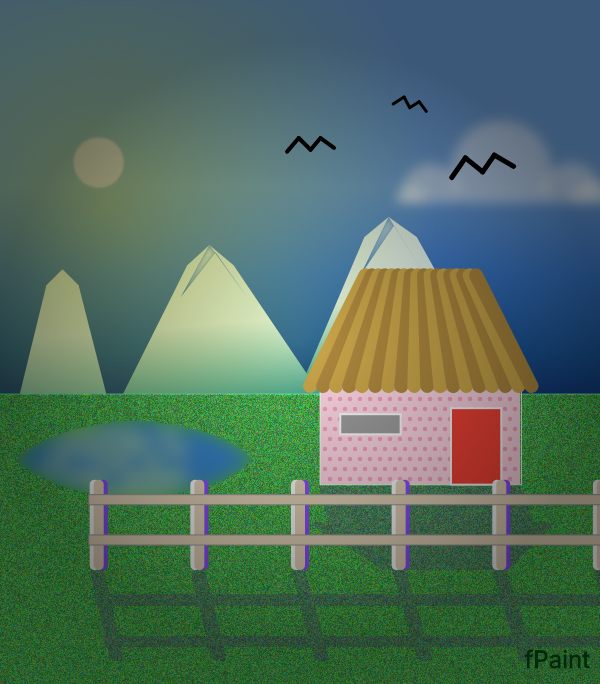
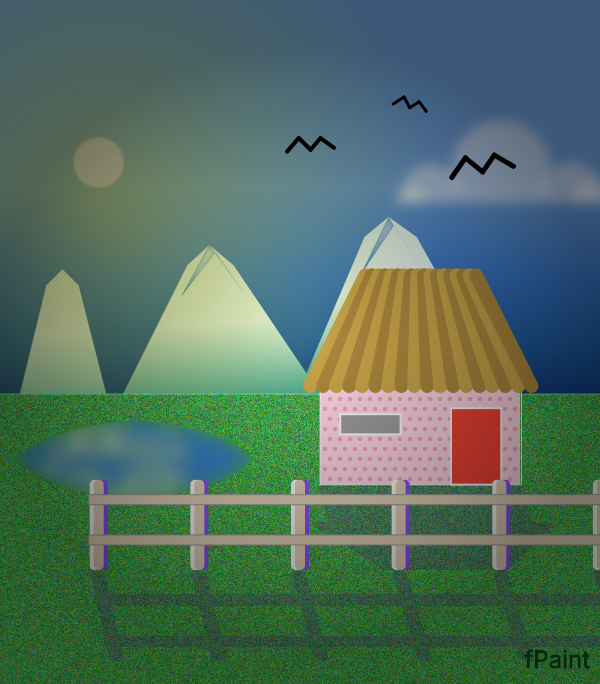
Before/after of a 600 x 684 layered artwork. What changed in the layer stack:
painted on "Land" over [0, 394, 600, 684]
